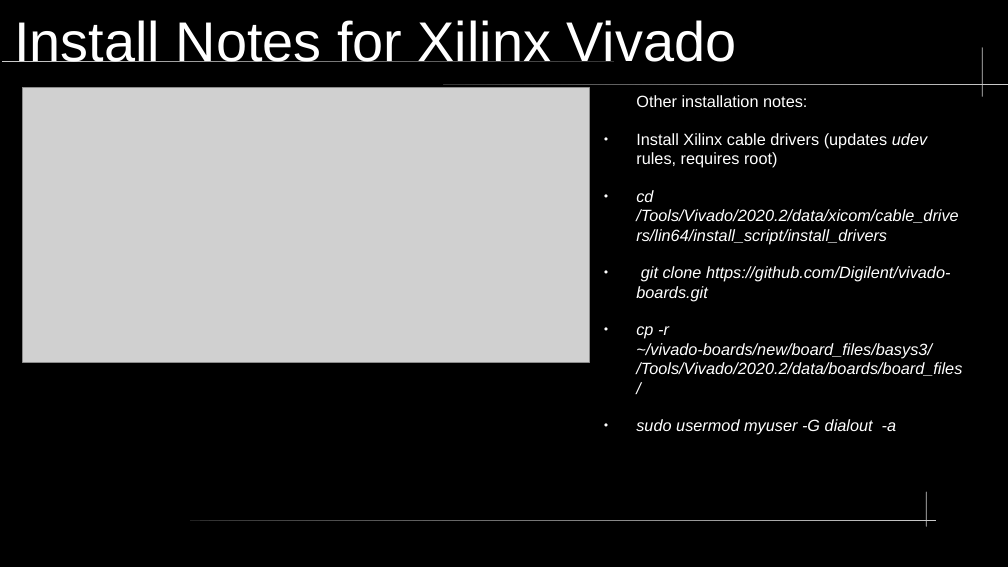
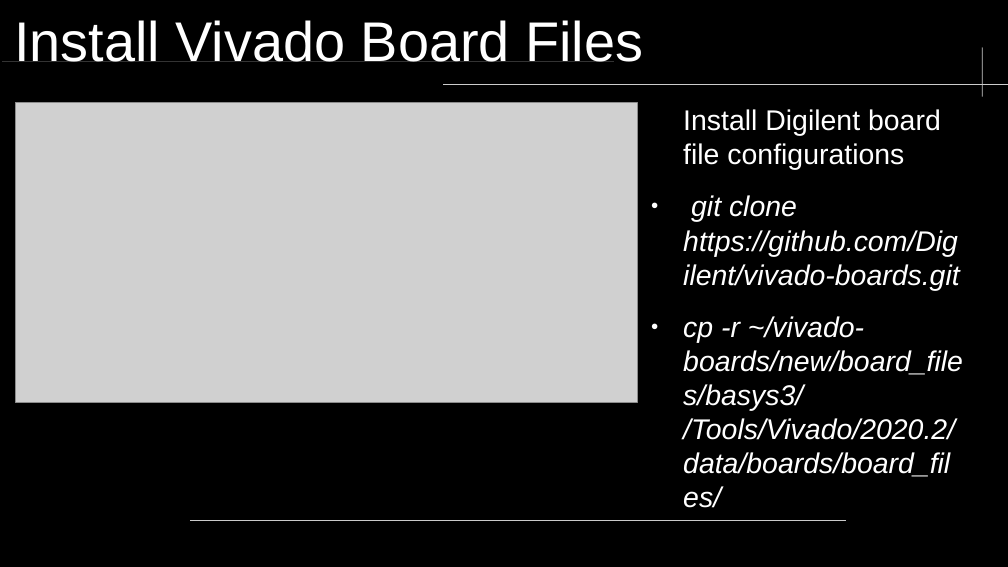
Before and after one commit to neiderm/retro_comp_fpga, a slide deck: slide 9 of docs/soc_t80_setup.odp (slide 8 before the commit). Drawn at 1008x567 pixels with LibreOffice and Linux fonts; fonts in the diff are those of the drawing; grey boxes stand for pictures; background and template pictures are left out. Boxes give left, top, right and bottom in pixels: in the first picture for what was removed or moved away, otherwise in the second. Text is boxed around its words. In the diff, an @@ line names an element or a change of style, - is before the commit and + after.

Commit message:
Update install and demo project docs

```diff
--- a/docs/soc_t80_setup.odp
+++ b/docs/soc_t80_setup.odp
@@ title at (14, 20, 643, 62): text changed @@
-Install Notes for Xilinx Vivado
+Install Vivado Board Files
@@ picture: place and size @@
-picture at (23, 88, 590, 362)
+picture at (16, 102, 638, 403)
@@ text "Install Digilent board file configurations": place and size @@
-text "Install Digilent board file configurations" at (636, 95, 962, 435)
+text "Install Digilent board file configurations" at (683, 109, 963, 477)
@@ text at (683, 109, 941, 170): text changed; size 12.8 to 22.4 pt; italic off @@
-Other installation notes:
-● Install Xilinx cable drivers (updates udev rules, requires root)
-● cd /Tools/Vivado/2020.2/data/xicom/cable_drivers/lin64/install_script/install_drivers
+Install Digilent board file configurations
@@ text at (683, 195, 963, 477): size 12.8 to 22.4 pt in "git clone https://github.com/Digilent/vivado-boards.git", "cp -r ~/vivado-boards/new/board_files/basys3/ /Tools/Vivado/ ..." @@
@@ text at (636, 419, 896, 435): paragraph removed @@
-● sudo usermod myuser -G dialout -a
@@ freeform shape removed at (927, 492, 928, 527) @@
@@ rounded rectangle: place and size @@
-rounded rectangle at (190, 520, 937, 521)
+rounded rectangle at (190, 520, 846, 521)
```
Also in this commit, not shown: 6 other slides changed, 3 slides added, 2 slides removed, 1 other file.
